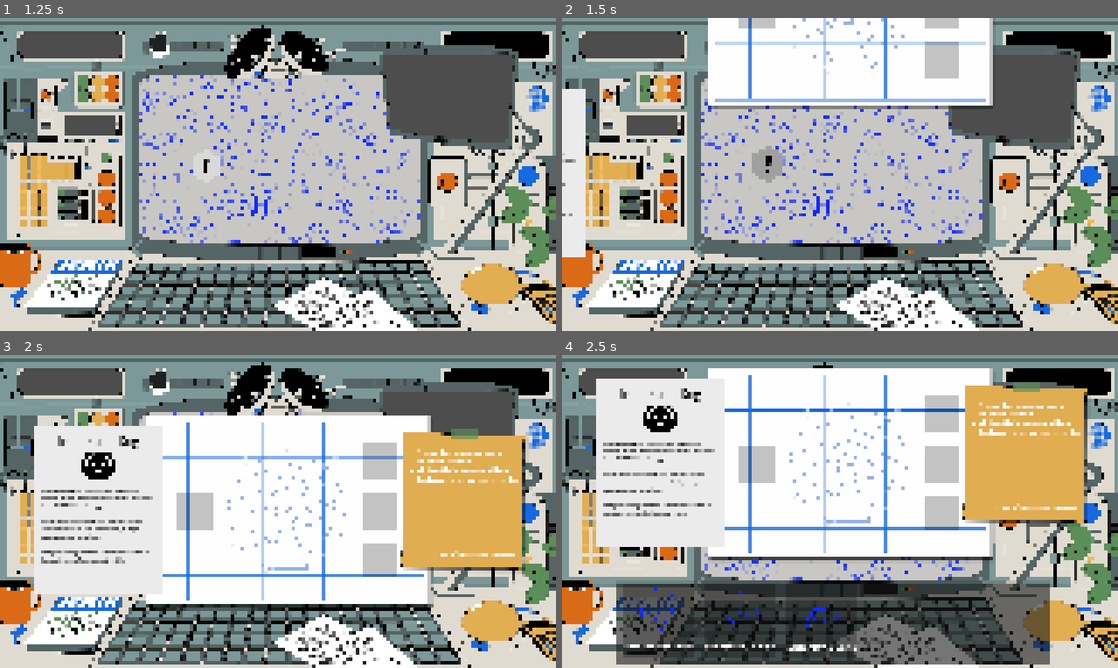
Above: before the commit, frames 1-4 (two rows, left to right).
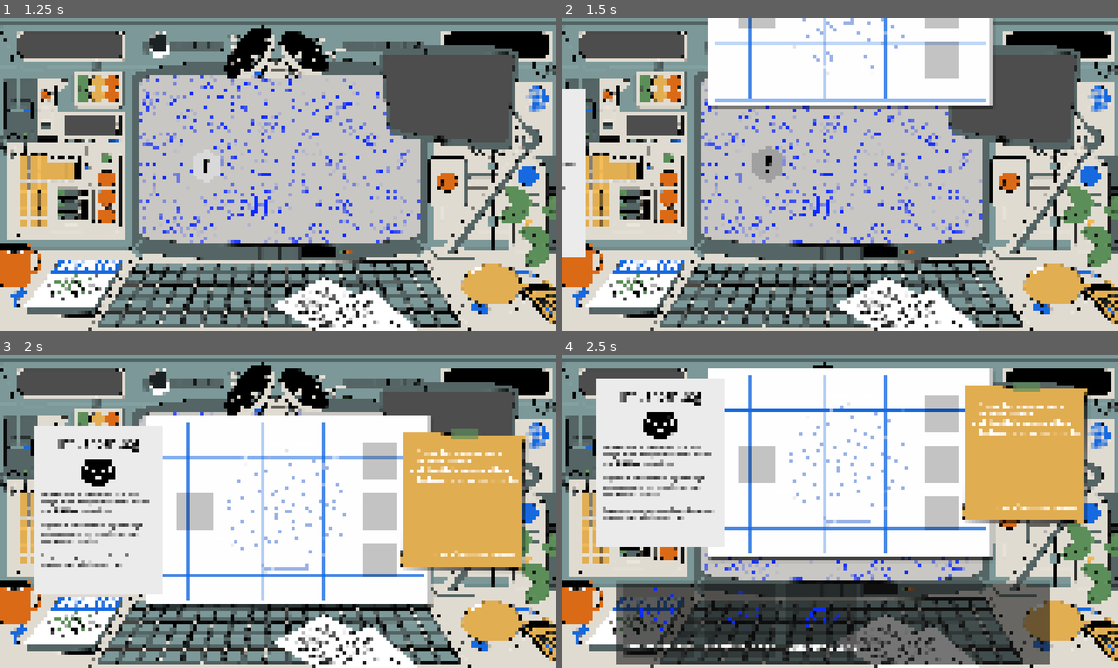
Above: after the commit, the same moments.

Repository: fernando38954/Total-Meltdown
Game: Godot game, scene res://test_scene.tscn
Same seed, same stepped clock (60 frames per second), same inputs: the game is played once before the commit and once after it.
Inputs (mouse positions are in pixels of both pictures, inside the frame that each line leads up to):
- Up to frame 1 (1.25 s): click "Hire" at 0.5 s
- Up to frame 2 (1.5 s): click (767, 165) at 1.25 s
- Up to frame 3 (2 s): no input
- Up to frame 4 (2.5 s): click (934, 511) at 2.02 s

Frame 1 is identical in both runs. In frame 2, 0.2% of the frame differs, in the area x 0-60%, y 0-64%; in frame 3, 3.0%; in frame 4, 3.1%, in the area x 7-62%, y 10-53%.

Commit message:
Improve Contract screen close logic

Diff:
--- a/total-meltdown/scenes/map_screen/contract/Contract.tscn
+++ b/total-meltdown/scenes/map_screen/contract/Contract.tscn
@@ -28,29 +28,37 @@
 quest_panel = NodePath("QuestPanel")
 selector_panel = NodePath("SelectorPanel")
 
-[node name="DrawingBoard" type="Sprite2D" parent="." unique_id=346058551 node_paths=PackedStringArray("radar_chart", "pattern_box", "developer_boxes")]
-position = Vector2(2029, -700)
+[node name="DrawingBoard" type="TextureRect" parent="." unique_id=1413654943 node_paths=PackedStringArray("contract_screen", "radar_chart", "pattern_box", "developer_boxes")]
+offset_left = 1005.0
+offset_top = -1390.5
+offset_right = 3053.0
+offset_bottom = -9.5
+mouse_filter = 0
 texture = ExtResource("2_xc3rv")
 script = ExtResource("3_ov8hi")
+contract_screen = NodePath("..")
 radar_chart = NodePath("RadarChart")
 pattern_box = NodePath("PatternBox")
 developer_boxes = NodePath("DeveloperBoxSet")
 
 [node name="PatternBox" parent="DrawingBoard" unique_id=186634182 node_paths=PackedStringArray("contract_screen") instance=ExtResource("3_fvv71")]
-offset_left = -795.0
-offset_top = -142.0
-offset_right = -283.0
-offset_bottom = 370.0
+layout_mode = 0
+offset_left = 229.0
+offset_top = 548.5
+offset_right = 741.0
+offset_bottom = 1060.5
 scale = Vector2(0.5, 0.5)
 contract_screen = NodePath("../..")
 
 [node name="RadarChart" parent="DrawingBoard" unique_id=1405360752 instance=ExtResource("6_hk8vl")]
-offset_left = -572.0
-offset_top = -566.0
-offset_right = 546.0
-offset_bottom = 552.0
+layout_mode = 0
+offset_left = 452.0
+offset_top = 124.5
+offset_right = 1570.0
+offset_bottom = 1242.5
 
 [node name="DeveloperBoxSet" type="Node2D" parent="DrawingBoard" unique_id=1955975961 node_paths=PackedStringArray("box_set")]
+position = Vector2(1024, 690.5)
 script = ExtResource("5_2ney3")
 box_set = [NodePath("DeveloperBox"), NodePath("DeveloperBox2"), NodePath("DeveloperBox3")]
 
@@ -81,16 +89,22 @@
 contract_screen = NodePath("../../..")
 option_type = 1
 
-[node name="PostIt" type="Sprite2D" parent="." unique_id=1054801193]
-position = Vector2(3260, 1030)
+[node name="PostIt" type="TextureRect" parent="." unique_id=707217834 node_paths=PackedStringArray("contract_screen")]
+offset_left = 2799.0
+offset_top = 518.0
+offset_right = 3721.0
+offset_bottom = 1542.0
+mouse_filter = 0
 texture = ExtResource("3_3e3mo")
 script = ExtResource("5_hk8vl")
+contract_screen = NodePath("..")
 
 [node name="BulletPoints" type="RichTextLabel" parent="PostIt" unique_id=1920870500]
-offset_left = -421.0
-offset_top = -380.5
-offset_right = 389.0
-offset_bottom = 303.5
+layout_mode = 0
+offset_left = 40.0
+offset_top = 131.5
+offset_right = 850.0
+offset_bottom = 815.5
 mouse_filter = 2
 theme_override_font_sizes/normal_font_size = 45
 theme_override_font_sizes/bold_font_size = 45
@@ -109,10 +123,11 @@
 metadata/_custom_type_script = "uid://leehmvr1x5lu"
 
 [node name="Footnote" type="RichTextLabel" parent="PostIt" unique_id=300561734]
-offset_left = -408.0
-offset_top = 340.5
-offset_right = 364.0
-offset_bottom = 439.0
+layout_mode = 0
+offset_left = 53.0
+offset_top = 852.5
+offset_right = 825.0
+offset_bottom = 951.0
 mouse_filter = 2
 theme_override_font_sizes/normal_font_size = 38
 theme_override_font_sizes/bold_font_size = 38
@@ -125,19 +140,25 @@
 script = ExtResource("6_xc3rv")
 metadata/_custom_type_script = "uid://leehmvr1x5lu"
 
-[node name="QuestPanel" type="Sprite2D" parent="." unique_id=1365175804]
+[node name="QuestPanel" type="TextureRect" parent="." unique_id=103033231 node_paths=PackedStringArray("contract_screen")]
 self_modulate = Color(0.92099476, 0.9209946, 0.9209946, 1)
-position = Vector2(-480, 781)
-scale = Vector2(1, 1.3033333)
+offset_left = -930.0
+offset_top = 500.0
+offset_right = -30.0
+offset_bottom = 1400.0
+scale = Vector2(0.998, 1.3)
+mouse_filter = 0
 texture = ExtResource("4_rj8at")
 script = ExtResource("8_xc3rv")
+contract_screen = NodePath("..")
 
 [node name="Title" type="RichTextLabel" parent="QuestPanel" unique_id=1049790072]
-offset_left = -343.0
-offset_top = -422.37854
-offset_right = 350.0
-offset_bottom = -310.7417
-mouse_filter = 2
+layout_mode = 0
+offset_left = 107.0
+offset_top = 35.0
+offset_right = 800.0
+offset_bottom = 146.63684
+mouse_filter = 1
 theme_override_colors/default_color = Color(0, 0, 0, 1)
 theme_override_font_sizes/normal_font_size = 80
 theme_override_font_sizes/bold_font_size = 80
@@ -152,16 +173,17 @@
 metadata/_custom_type_script = "uid://leehmvr1x5lu"
 
 [node name="Icon" type="Sprite2D" parent="QuestPanel" unique_id=287756834]
-position = Vector2(0, -227.11)
+position = Vector2(450, 251)
 scale = Vector2(0.5, 0.384)
 texture = ExtResource("5_jusyd")
 
 [node name="Description" type="RichTextLabel" parent="QuestPanel" unique_id=2041493134]
-offset_left = -397.0
-offset_top = -124.29667
-offset_right = 401.0
-offset_bottom = 397.82614
-mouse_filter = 2
+layout_mode = 0
+offset_left = 53.0
+offset_top = 345.0
+offset_right = 851.0
+offset_bottom = 867.1228
+mouse_filter = 1
 theme_override_colors/default_color = Color(0, 0, 0, 1)
 theme_override_font_sizes/normal_font_size = 30
 theme_override_font_sizes/bold_font_size = 30
@@ -240,8 +262,11 @@
 grow_vertical = 2
 color = Color(1, 1, 1, 0)
 
+[connection signal="gui_input" from="DrawingBoard" to="DrawingBoard" method="_on_gui_input"]
 [connection signal="gui_input" from="DrawingBoard/PatternBox" to="DrawingBoard/PatternBox" method="_on_gui_input"]
 [connection signal="gui_input" from="DrawingBoard/DeveloperBoxSet/DeveloperBox" to="DrawingBoard/DeveloperBoxSet/DeveloperBox" method="_on_gui_input"]
 [connection signal="gui_input" from="DrawingBoard/DeveloperBoxSet/DeveloperBox2" to="DrawingBoard/DeveloperBoxSet/DeveloperBox2" method="_on_gui_input"]
 [connection signal="gui_input" from="DrawingBoard/DeveloperBoxSet/DeveloperBox3" to="DrawingBoard/DeveloperBoxSet/DeveloperBox3" method="_on_gui_input"]
+[connection signal="gui_input" from="PostIt" to="PostIt" method="_on_gui_input"]
+[connection signal="gui_input" from="QuestPanel" to="QuestPanel" method="_on_gui_input"]
 [connection signal="gui_input" from="SelectorPanel/ClickBlocker" to="SelectorPanel" method="_on_click_blocker_gui_input"]
--- a/total-meltdown/scripts/map_screen/contract/contract.gd
+++ b/total-meltdown/scripts/map_screen/contract/contract.gd
@@ -3,18 +3,19 @@
 
 @export_category("Drawing Board")
 @export var drawing_board: DrawingBoard
-@export var drawing_board_show_position = Vector2(2029.0, 1106.5)
-@export var drawing_board_hide_position = Vector2(2029.0, -700.5)
+@export var drawing_board_show_position = Vector2(1005.0, 416.0)
+@export var drawing_board_hide_position = Vector2(1005.0, -1390.5)
 
 @export_category("Post-It")
 @export var post_it: PostIt
+@export var post_it_default_position = Vector2(2799.0, 518.0)
 @export var post_it_show_scale = Vector2(1, 1)
 @export var post_it_hide_scale = Vector2(2, 2)
 
 @export_category("Quest Panel")
 @export var quest_panel: QuestPanel
-@export var quest_panel_show_position = Vector2(690, 1080.5)
-@export var quest_panel_hide_position = Vector2(-480.0, 1080.5)
+@export var quest_panel_show_position = Vector2(240, 500.0)
+@export var quest_panel_hide_position = Vector2(-930.0, 500.0)
 
 @export_category("Selector Panel")
 @export var selector_panel: SelectorPanel
@@ -24,7 +25,6 @@
 
 func _ready():
 	close_panel(0)
-	initialize_selector_panel()
 	#await get_tree().create_timer(1).timeout
 	set_content(QuestManager.quests[0])
 	#open_panel()
@@ -48,20 +48,19 @@
 	tween.tween_property(quest_panel, "position", target_quest_panel_pos, duration).set_delay(duration/5)
 
 func close_panel(duration: float = 0.5):
-	if is_selector_panel_open:
-		hide_selector_panel()
-	else:
-		move_panel_content(drawing_board_hide_position, post_it_hide_scale, 0, quest_panel_hide_position, duration)
+	is_selector_panel_open = false
+	var temporaty_tween = create_tween()
+	temporaty_tween.tween_property(selector_panel, "position", selector_panel_hide_position, duration)
+	post_it.mouse_filter = Control.MOUSE_FILTER_IGNORE
+	move_panel_content(drawing_board_hide_position, post_it_hide_scale, 0, quest_panel_hide_position, duration)
 
 func open_panel(duration: float = 0.5):
+	post_it.position = post_it_default_position
+	post_it.mouse_filter = Control.MOUSE_FILTER_STOP
 	move_panel_content(drawing_board_show_position, post_it_show_scale, 1, quest_panel_show_position, duration)
 #endregion
 
 #region Selector Panel Actiom
-func initialize_selector_panel():
-	selector_panel.position = selector_panel_hide_position
-	is_selector_panel_open = false
-
 func translate_panels(direction: Vector2, duration: float = 0.3):
 	if tween and tween.is_running():
 		return
@@ -78,7 +77,8 @@
 	translate_panels(selector_panel_show_position - selector_panel_hide_position, duration)
 
 func hide_selector_panel(duration: float = 0.3):
-	translate_panels(selector_panel_hide_position - selector_panel_show_position, duration)
+	if is_selector_panel_open:
+		translate_panels(selector_panel_hide_position - selector_panel_show_position, duration)
 
 func toggle_selector_panel(option_type: OptionBox.OptionType):
 	if is_selector_panel_open:
--- a/total-meltdown/scripts/map_screen/contract/drawing_board.gd
+++ b/total-meltdown/scripts/map_screen/contract/drawing_board.gd
@@ -1,5 +1,7 @@
-extends Sprite2D
+extends TextureRect
 class_name DrawingBoard
+
+@export var contract_screen: Contract
 
 @export_category("Radar Chart")
 @export var radar_chart: RadarChart
@@ -24,3 +26,8 @@
 	for key in dict_a:
 		result[key] = dict_a[key] * dict_b.get(key, 0.0)
 	return result
+
+
+func _on_gui_input(event: InputEvent) -> void:
+	if event is InputEventMouseButton and event.pressed and event.button_index == MOUSE_BUTTON_LEFT:
+		contract_screen.hide_selector_panel()
--- a/total-meltdown/scripts/map_screen/contract/post_it.gd
+++ b/total-meltdown/scripts/map_screen/contract/post_it.gd
@@ -1,5 +1,7 @@
-extends Sprite2D
+extends TextureRect
 class_name PostIt
+
+@export var contract_screen: Contract
 
 @onready var bullet_points = $BulletPoints
 @onready var footnote = $Footnote
@@ -11,3 +13,7 @@
 	bullet_points.text += "[/ul]"
 
 	footnote.text = footnote_text
+
+func _on_gui_input(event: InputEvent) -> void:
+	if event is InputEventMouseButton and event.pressed and event.button_index == MOUSE_BUTTON_LEFT:
+		contract_screen.hide_selector_panel()
--- a/total-meltdown/scripts/map_screen/contract/quest_panel.gd
+++ b/total-meltdown/scripts/map_screen/contract/quest_panel.gd
@@ -1,5 +1,7 @@
-extends Sprite2D
+extends TextureRect
 class_name QuestPanel
+
+@export var contract_screen: Contract
 
 @onready var title = $Title
 @onready var icon = $Icon
@@ -12,3 +14,7 @@
 	for value in description_list.values():
 		paragraphs.append(value)
 	description.text = "\n\n".join(paragraphs)
+
+func _on_gui_input(event: InputEvent) -> void:
+	if event is InputEventMouseButton and event.pressed and event.button_index == MOUSE_BUTTON_LEFT:
+		contract_screen.hide_selector_panel()
